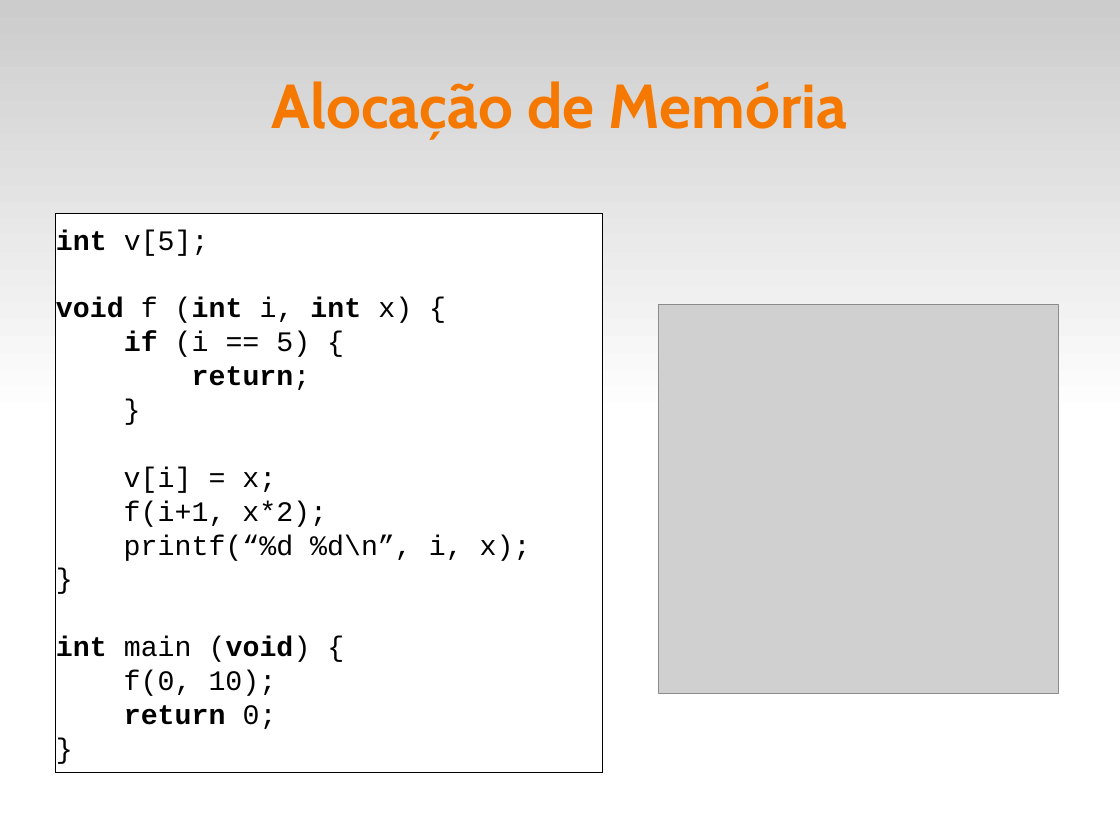
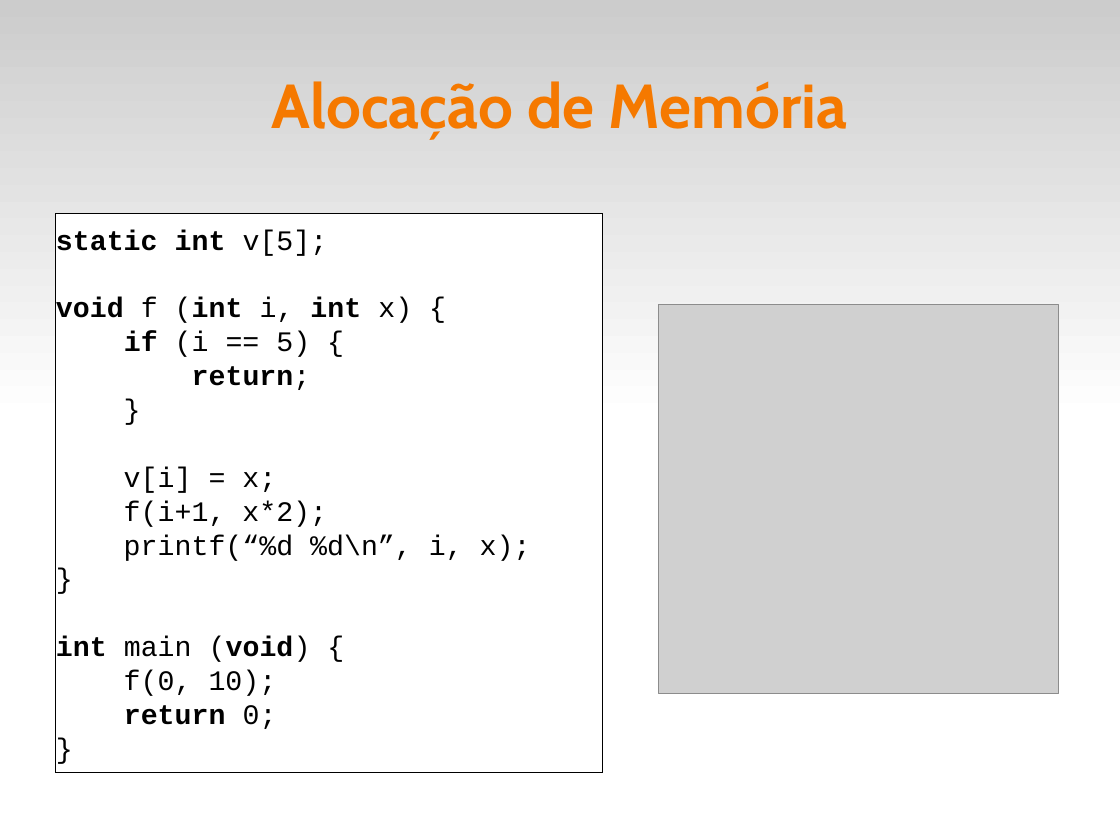
Before and after one commit to fsantanna-uerj/LP1, a slide deck: slide 11 of Slides/lp1-09-listas.odp. Drawn at 1120x840 pixels with LibreOffice and Linux fonts; fonts in the diff are those of the drawing; grey boxes stand for pictures. Boxes give left, top, right and bottom in pixels: in the first picture for what was removed or moved away, otherwise in the second. Text is boxed around its words. In the diff, an @@ line names an element or a change of style, - is before the commit and + after.

```diff
--- a/Slides/lp1-09-listas.odp
+++ b/Slides/lp1-09-listas.odp
@@ text in rectangle at bbox=[56, 230, 328, 256]: text changed; bold on @@
-int v[5];
+static int v[5];
```
Also in this commit, not shown: 8 other files.
